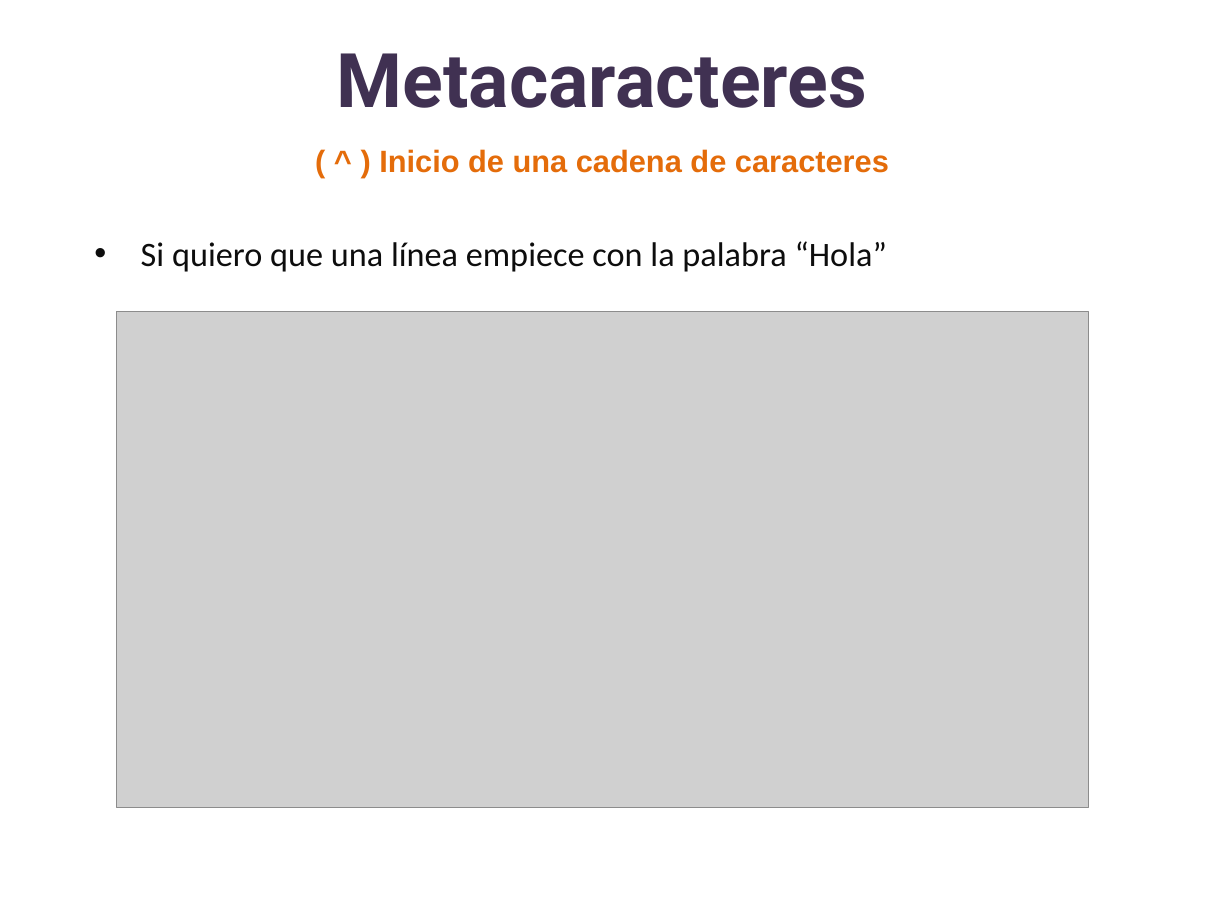
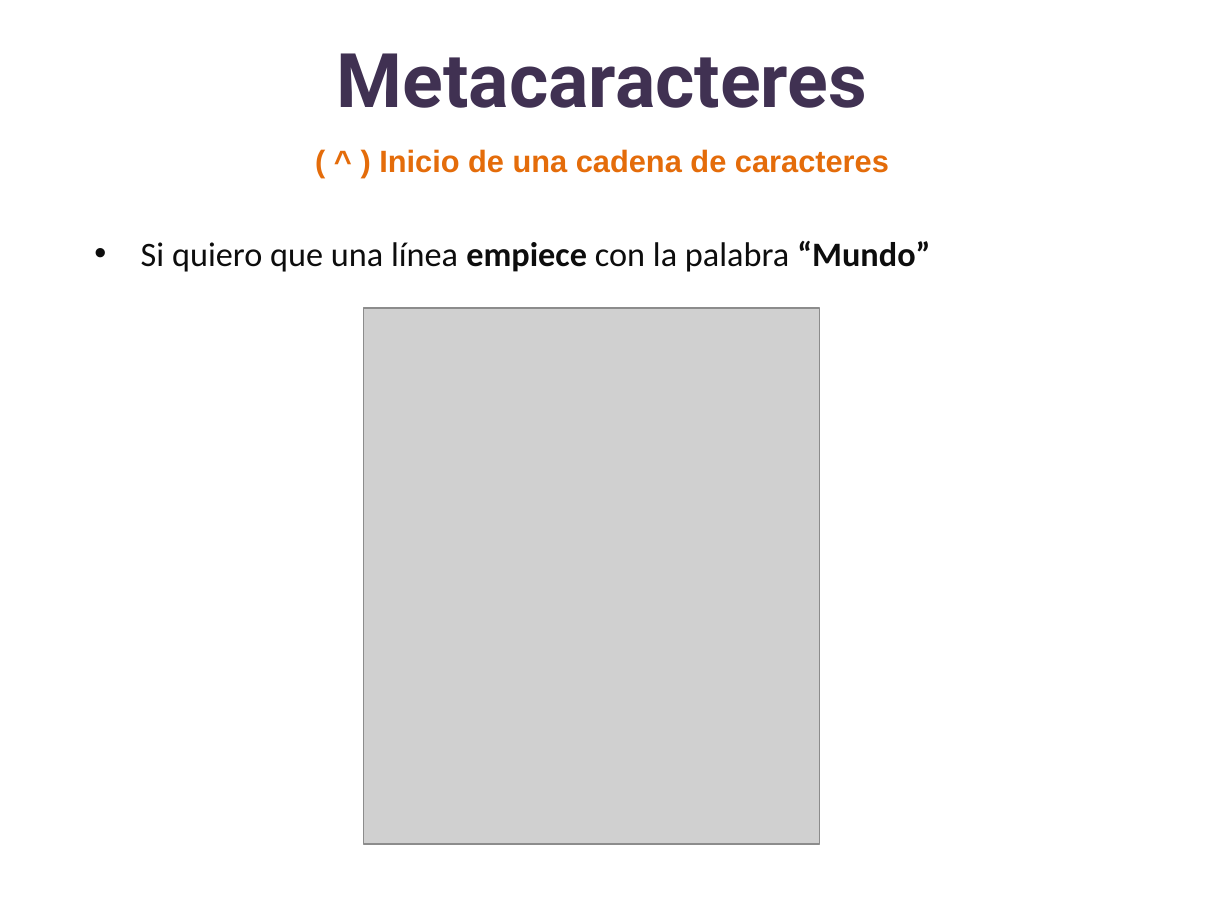
Before and after one commit to lizetheP/Analitica, a slide deck: slide 22 of Calendario2026/presentaciones/18_Expresiones_regulares.pptx (slide 23 before the commit). Drawn at 1232x924 pixels with LibreOffice and Linux fonts; fonts in the diff are those of the drawing; grey boxes stand for pictures. Boxes give left, top, right and bottom in pixels: in the first picture for what was removed or moved away, otherwise in the second. Text is boxed around its words. In the diff, an @@ line names an element or a change of style, - is before the commit and + after.

```diff
--- a/Calendario2026/presentaciones/18_Expresiones_regulares.pptx
+++ b/Calendario2026/presentaciones/18_Expresiones_regulares.pptx
@@ text at box(141, 241, 930, 272): text changed @@
-• Si quiero que una línea empiece con la palabra “Hola”
+• Si quiero que una línea empiece con la palabra “Mundo”
@@ picture removed at box(117, 312, 1089, 807) @@
@@ picture added at box(363, 308, 819, 844) @@
```
Also in this commit, not shown: 4 other slides changed, 1 slide removed, 3 other files.
